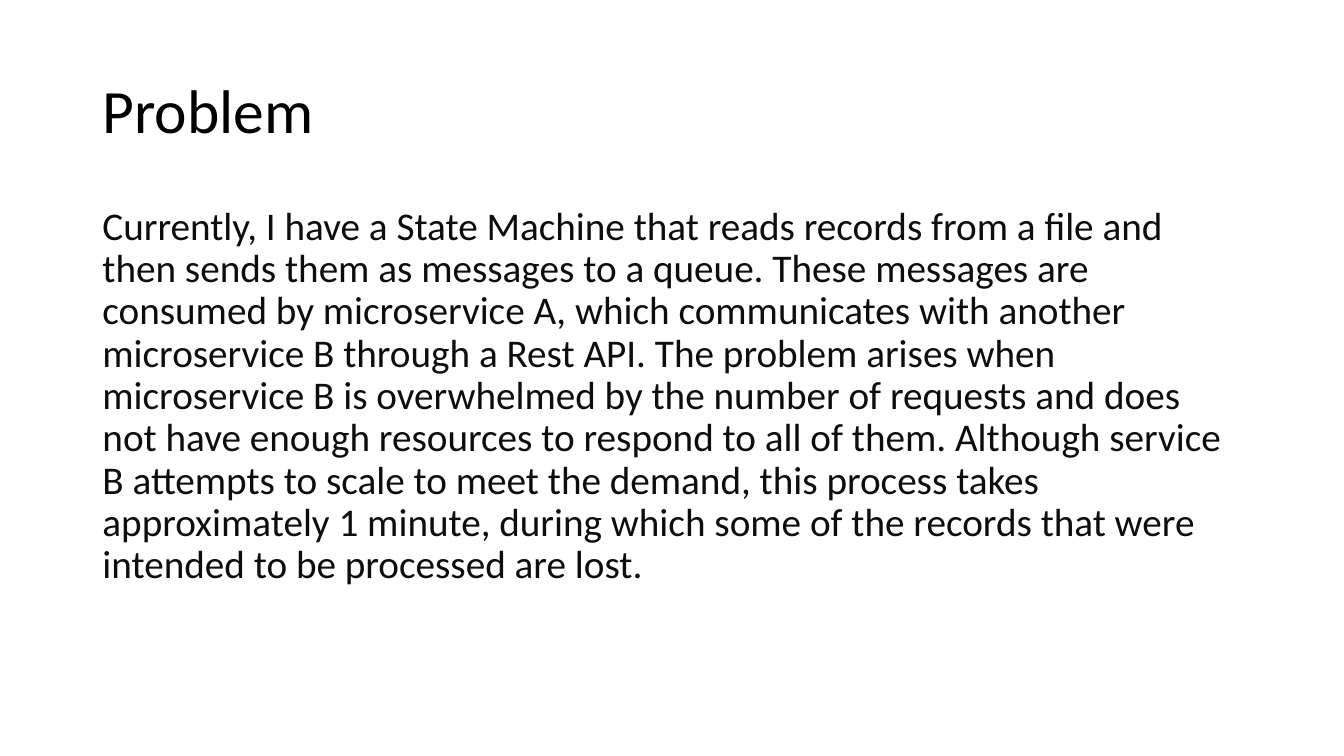
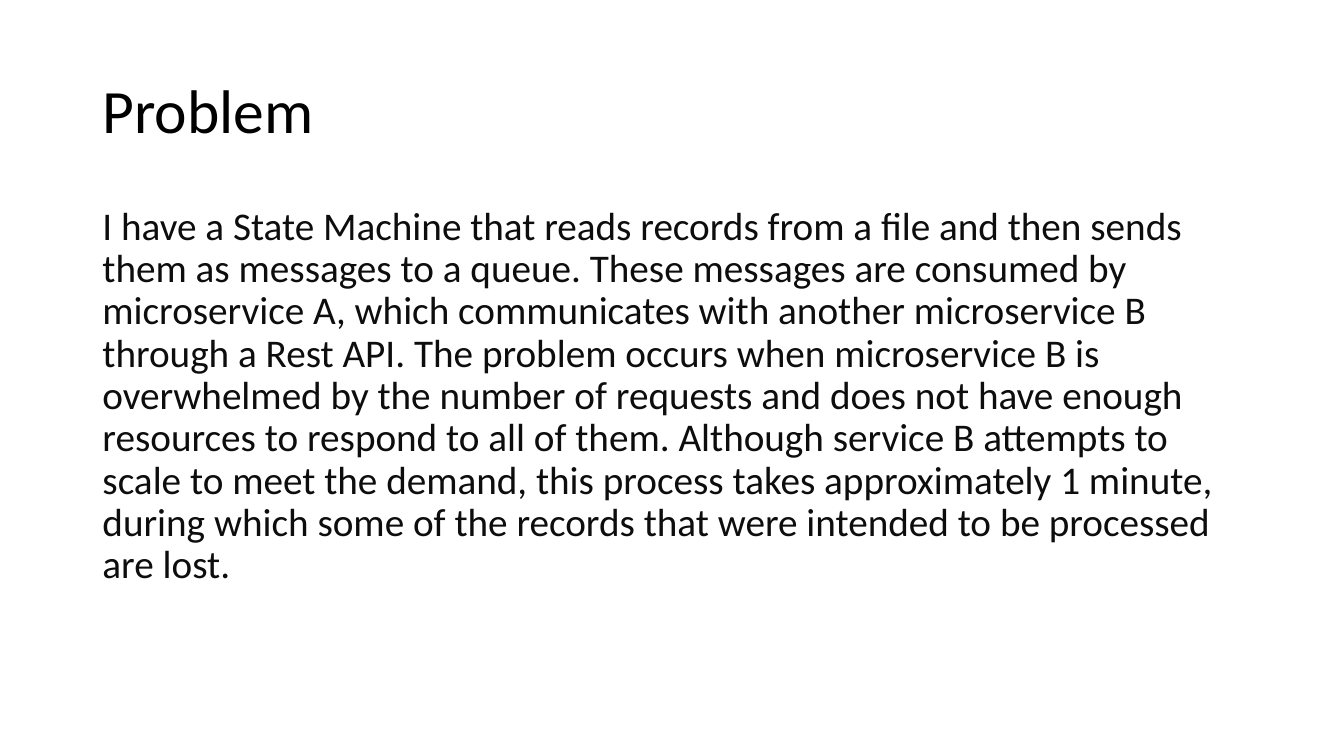
Before and after one commit to crcaguilerapo/resilience, a slide deck: slide 2 of Resilience.pptx. Drawn at 1344x756 pixels with LibreOffice and Linux fonts; fonts in the diff are those of the drawing. Boxes give left, top, right and bottom in pixels: in the first picture for what was removed or moved away, otherwise in the second. Text is boxed around its words. In the diff, an @@ line names an element or a change of style, - is before the commit and + after.

```diff
--- a/Resilience.pptx
+++ b/Resilience.pptx
@@ text at (102,212,1212,579): text changed @@
-Currently, I have a State Machine that reads records from a file and then sends them as messages to a queue. These messages are consumed by microservice A, which communicates with another microservice B through a Rest API. The problem arises when microservice B is overwhelmed by the number of requests and does not have enough resources to respond to all of them. Although service B attempts to scale to meet the demand, this process takes approximately 1 minute, during which some of the records that were intended to be processed are lost.
+I have a State Machine that reads records from a file and then sends them as messages to a queue. These messages are consumed by microservice A, which communicates with another microservice B through a Rest API. The problem occurs when microservice B is overwhelmed by the number of requests and does not have enough resources to respond to all of them. Although service B attempts to scale to meet the demand, this process takes approximately 1 minute, during which some of the records that were intended to be processed are lost.
```
Also in this commit, not shown: 1 other file.
